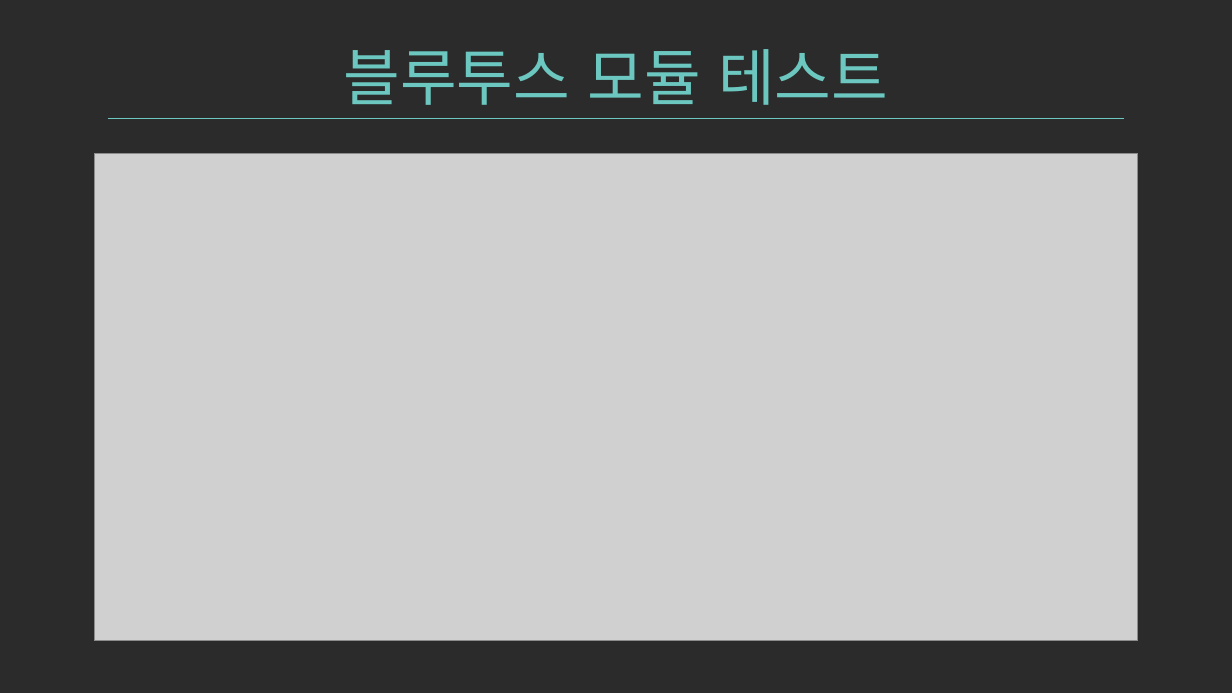
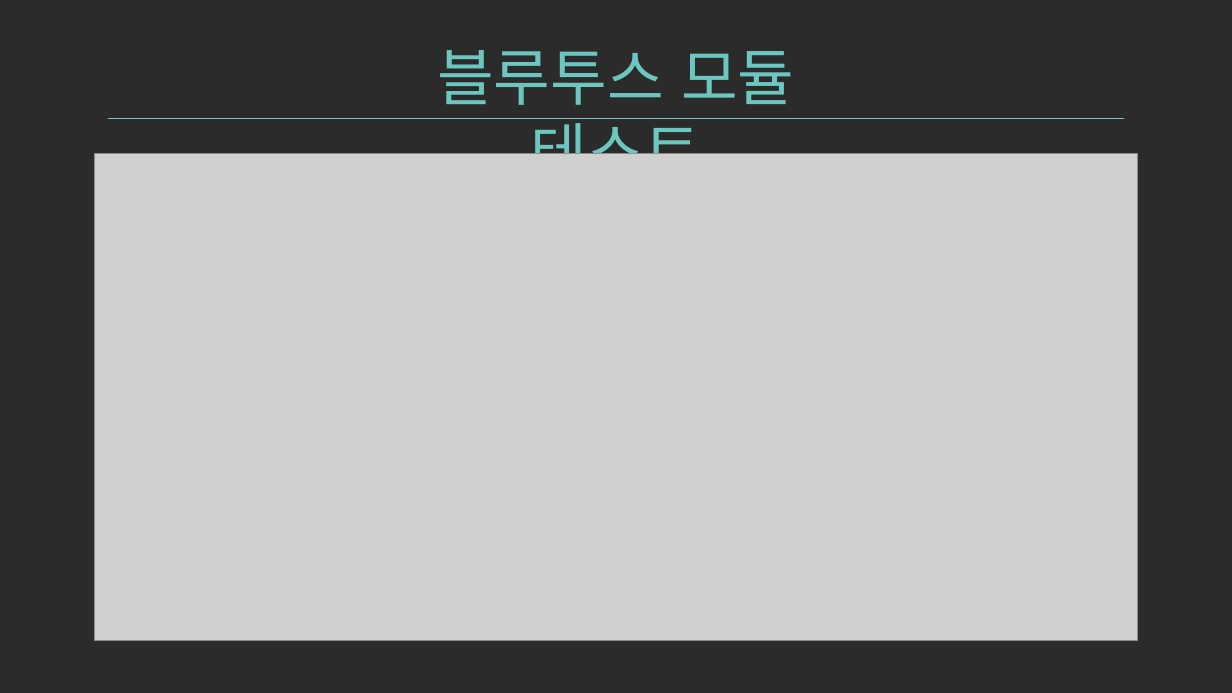
Before and after one commit to Team-Achi/Docs, a slide deck: slide 11 of PPT/캡스톤디자인_9주차_중간데모_발표자료_5조.pptx. Drawn at 1232x693 pixels with LibreOffice and Linux fonts; fonts in the diff are those of the drawing; grey boxes stand for pictures; background and template pictures are left out; a plain dark background stands for a picture behind light text. Boxes give left, top, right and bottom in pixels: in the first picture for what was removed or moved away, otherwise in the second. Text is boxed around its words. In the diff, an @@ line names an element or a change of style, - is before the commit and + after.

```diff
--- a/PPT/캡스톤디자인_9주차_중간데모_발표자료_5조.pptx
+++ b/PPT/캡스톤디자인_9주차_중간데모_발표자료_5조.pptx
@@ text "블루투스 모듈 테스트": place and size @@
-text "블루투스 모듈 테스트" at [344, 49, 888, 105]
+text "블루투스 모듈 테스트" at [437, 50, 794, 190]
@@ text "블루투스 모듈 테스트" at [437, 50, 794, 190]: font Arial Narrow to Noto Sans CJK KR @@
```
Also in this commit, not shown: 12 other slides changed.
